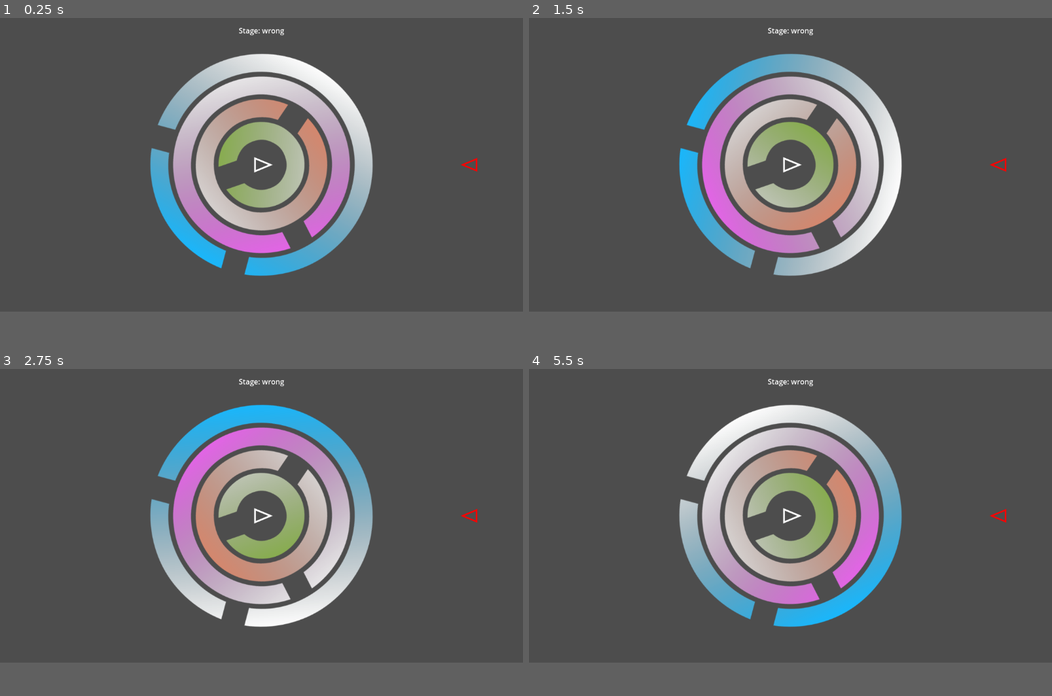
Above: before the commit, frames 1-4 (two rows, left to right).
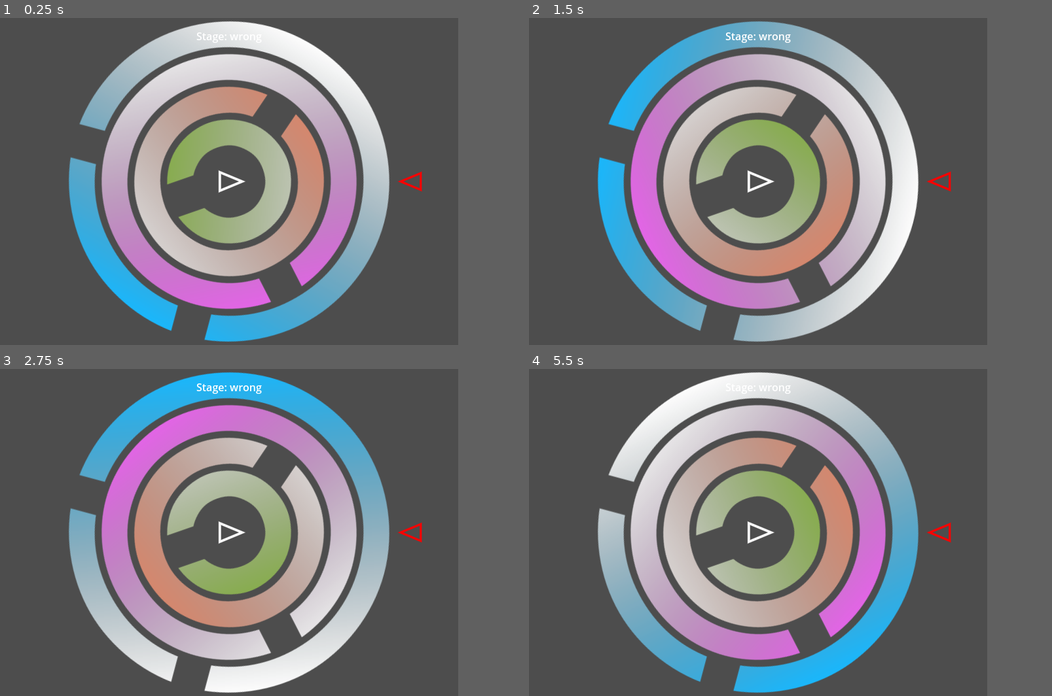
Above: after the commit, the same moments.

Repository: LettucePie/october
Game: Godot game, scene res://game.tscn
Two runs of this game, one before a commit and one after it. Both use one fixed random seed, a clock stepped at 60 frames per second and the inputs below.
Inputs (mouse positions are in pixels of both pictures, inside the frame that each line leads up to):
- Up to frame 1 (0.25 s): no input
- Up to frame 2 (1.5 s): move the mouse to (905, 148) at 0.52 s; click (905, 148) at 0.67 s; move the mouse to (685, 178) at 1.27 s; click (685, 178) at 1.42 s
- Up to frame 3 (2.75 s): move the mouse to (313, 450) at 2.02 s; click (313, 450) at 2.17 s
- Up to frame 4 (5.5 s): move the mouse to (764, 575) at 2.77 s; click (764, 575) at 2.92 s; move the mouse to (947, 558) at 3.52 s; click (947, 558) at 3.67 s; move the mouse to (633, 470) at 4.27 s; click (633, 470) at 4.42 s; move the mouse to (816, 516) at 5.02 s; click (816, 516) at 5.17 s
In our replay, the window is 799x449 before the commit and 700x500 after it. These sizes can differ from the game's own. Grey fills any space a smaller window leaves; there, only what the larger window draws over its background counts as a difference.

The runs differ from the first frame. In frame 1, 36% of the frame differs, in the area x 13-92%, y 1-99%; in frame 2, 37%; in frame 3, 36%; in frame 4, 37%.

Commit message:
organizing files and prepping for locking mechanic

Diff:
--- a/project.godot
+++ b/project.godot
@@ -15,6 +15,11 @@
 config/features=PackedStringArray("4.5", "GL Compatibility")
 config/icon="res://icon.svg"
 
+[display]
+
+window/size/viewport_width=700
+window/size/viewport_height=500
+
 [editor_plugins]
 
 enabled=PackedStringArray()
--- a/rings/ring_1a.tscn
+++ b/rings/ring_1a.tscn
@@ -1,6 +1,6 @@
 [gd_scene load_steps=6 format=3 uid="uid://c0vwy80omkc5w"]
 
-[ext_resource type="Script" uid="uid://djs1b52ef4ukb" path="res://ring.gd" id="1_hvv5x"]
+[ext_resource type="Script" uid="uid://djs1b52ef4ukb" path="res://rings/ring.gd" id="1_hvv5x"]
 [ext_resource type="Texture2D" uid="uid://b53hr6b7ndtfq" path="res://rings/lvl1_cut_a.png" id="2_fcm0q"]
 [ext_resource type="PackedScene" uid="uid://c3mtytyei13l8" path="res://components/clearing.tscn" id="3_fcm0q"]
 
--- a/rings/ring_1b.tscn
+++ b/rings/ring_1b.tscn
@@ -1,6 +1,6 @@
 [gd_scene load_steps=6 format=3 uid="uid://c3py07223e7mq"]
 
-[ext_resource type="Script" uid="uid://djs1b52ef4ukb" path="res://ring.gd" id="1_jyp2f"]
+[ext_resource type="Script" uid="uid://djs1b52ef4ukb" path="res://rings/ring.gd" id="1_jyp2f"]
 [ext_resource type="Texture2D" uid="uid://b862wyybjyu6b" path="res://rings/lvl1_cut_b.png" id="2_8qe2f"]
 [ext_resource type="PackedScene" uid="uid://c3mtytyei13l8" path="res://components/clearing.tscn" id="3_8qe2f"]
 
--- a/rings/ring_2a.tscn
+++ b/rings/ring_2a.tscn
@@ -1,6 +1,6 @@
 [gd_scene load_steps=6 format=3 uid="uid://b1gaxp4oi33wh"]
 
-[ext_resource type="Script" uid="uid://djs1b52ef4ukb" path="res://ring.gd" id="1_ov22u"]
+[ext_resource type="Script" uid="uid://djs1b52ef4ukb" path="res://rings/ring.gd" id="1_ov22u"]
 [ext_resource type="Texture2D" uid="uid://emn3mctwh5id" path="res://rings/lvl2_cut_a.png" id="2_ov22u"]
 [ext_resource type="PackedScene" uid="uid://c3mtytyei13l8" path="res://components/clearing.tscn" id="3_bhuq4"]
 
--- a/rings/ring_3a.tscn
+++ b/rings/ring_3a.tscn
@@ -1,6 +1,6 @@
 [gd_scene load_steps=6 format=3 uid="uid://dgolblnjyhh4o"]
 
-[ext_resource type="Script" uid="uid://djs1b52ef4ukb" path="res://ring.gd" id="1_hm5s7"]
+[ext_resource type="Script" uid="uid://djs1b52ef4ukb" path="res://rings/ring.gd" id="1_hm5s7"]
 [ext_resource type="Texture2D" uid="uid://dbvnj7fhq32fi" path="res://rings/lvl3_cut_a.png" id="2_hm5s7"]
 [ext_resource type="PackedScene" uid="uid://c3mtytyei13l8" path="res://components/clearing.tscn" id="3_y8vat"]
 
--- a/rings/ring_4a.tscn
+++ b/rings/ring_4a.tscn
@@ -1,6 +1,6 @@
 [gd_scene load_steps=6 format=3 uid="uid://dk562dv21sngq"]
 
-[ext_resource type="Script" uid="uid://djs1b52ef4ukb" path="res://ring.gd" id="1_veync"]
+[ext_resource type="Script" uid="uid://djs1b52ef4ukb" path="res://rings/ring.gd" id="1_veync"]
 [ext_resource type="Texture2D" uid="uid://okeftlnsmbmv" path="res://rings/lvl4_cut_a.png" id="2_veync"]
 [ext_resource type="PackedScene" uid="uid://c3mtytyei13l8" path="res://components/clearing.tscn" id="3_5i5bl"]
 
--- a/stages/stage_00_test.tscn
+++ b/stages/stage_00_test.tscn
@@ -1,6 +1,6 @@
 [gd_scene load_steps=7 format=3 uid="uid://bj3bhkl78bpfk"]
 
-[ext_resource type="Script" uid="uid://cykug2x5ji3h3" path="res://stage.gd" id="1_wpvf4"]
+[ext_resource type="Script" uid="uid://cykug2x5ji3h3" path="res://stages/stage.gd" id="1_wpvf4"]
 [ext_resource type="PackedScene" uid="uid://dk562dv21sngq" path="res://rings/ring_4a.tscn" id="3_ntpsw"]
 [ext_resource type="PackedScene" uid="uid://dgolblnjyhh4o" path="res://rings/ring_3a.tscn" id="4_qc57x"]
 [ext_resource type="PackedScene" uid="uid://b1gaxp4oi33wh" path="res://rings/ring_2a.tscn" id="5_ryxgy"]
--- a/stages/stage_01_test.tscn
+++ b/stages/stage_01_test.tscn
@@ -1,6 +1,6 @@
 [gd_scene load_steps=7 format=3 uid="uid://dled7keirclfi"]
 
-[ext_resource type="Script" uid="uid://cykug2x5ji3h3" path="res://stage.gd" id="1_p3s4r"]
+[ext_resource type="Script" uid="uid://cykug2x5ji3h3" path="res://stages/stage.gd" id="1_p3s4r"]
 [ext_resource type="PackedScene" uid="uid://dk562dv21sngq" path="res://rings/ring_4a.tscn" id="2_ww81d"]
 [ext_resource type="PackedScene" uid="uid://dgolblnjyhh4o" path="res://rings/ring_3a.tscn" id="3_unakv"]
 [ext_resource type="PackedScene" uid="uid://b1gaxp4oi33wh" path="res://rings/ring_2a.tscn" id="4_7fril"]
Binary file added: assets/lock_icon.png
Not shown, added: assets/lock_icon.png.import
Renamed: ring.gd -> rings/ring.gd
Renamed: ring.gd.uid -> rings/ring.gd.uid
Renamed: stage.gd -> stages/stage.gd
Renamed: stage.gd.uid -> stages/stage.gd.uid
Not shown, added: assets/puzzleicons.kra
Not shown, added: assets/puzzleicons.kra~
Not shown, added: assets/rastering_rings.kra
Not shown, added: assets/vector_ring_levels.kra
